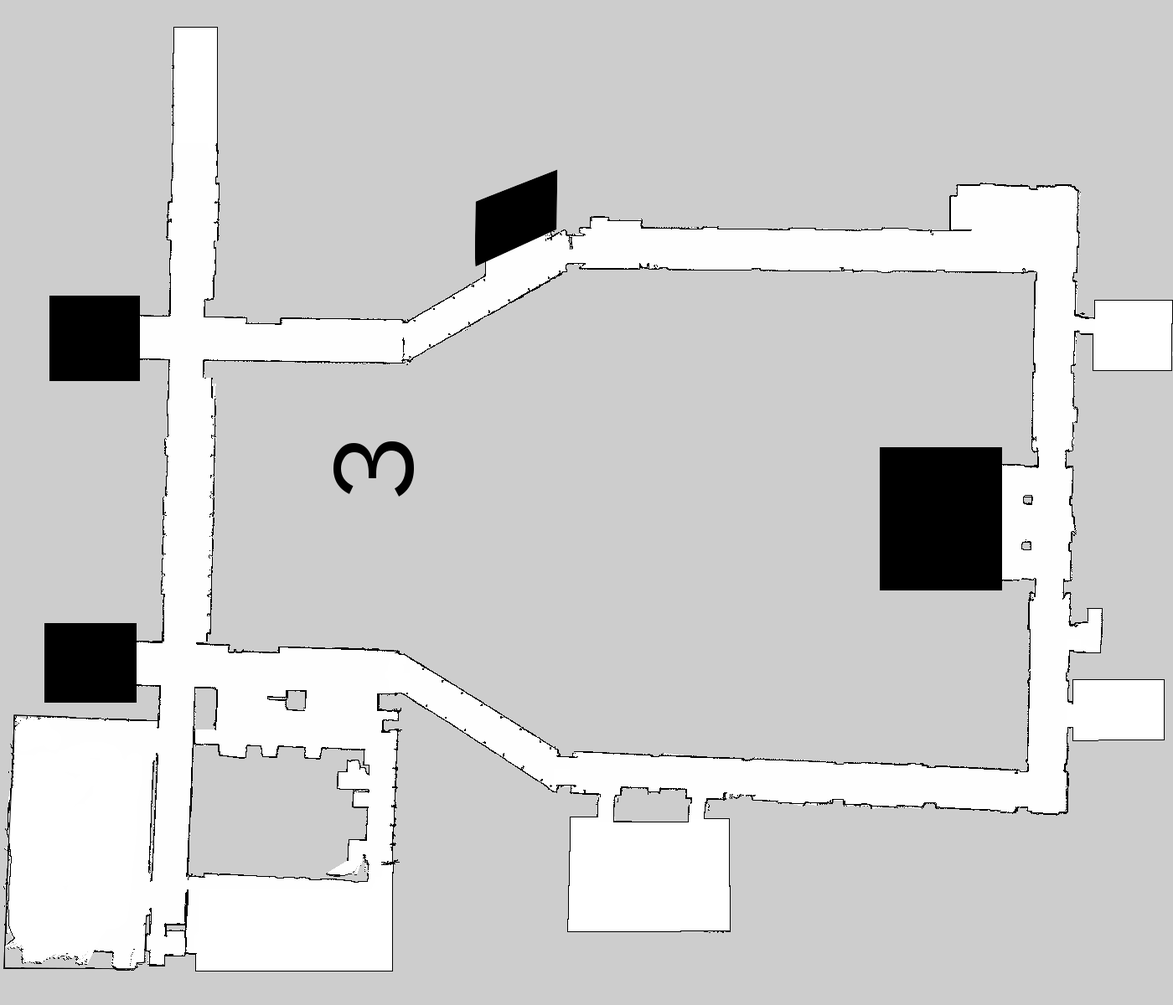
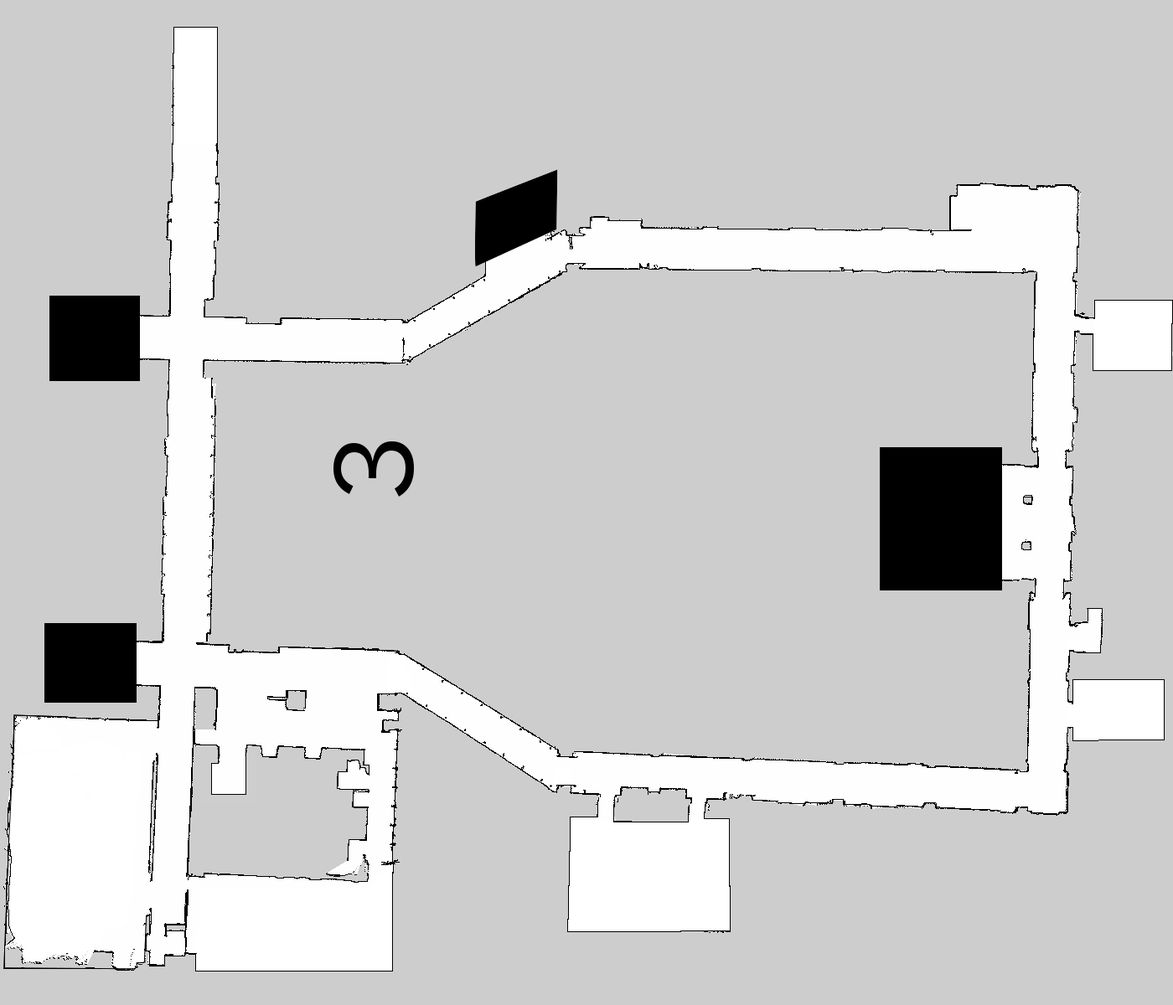
Layered file, before and after one edit (1173 x 1005). Changes by layer:
added layer "貼り付けられたレイヤー" above "eng2-3f-0.05.pgm" over bbox(200, 744, 257, 796)
